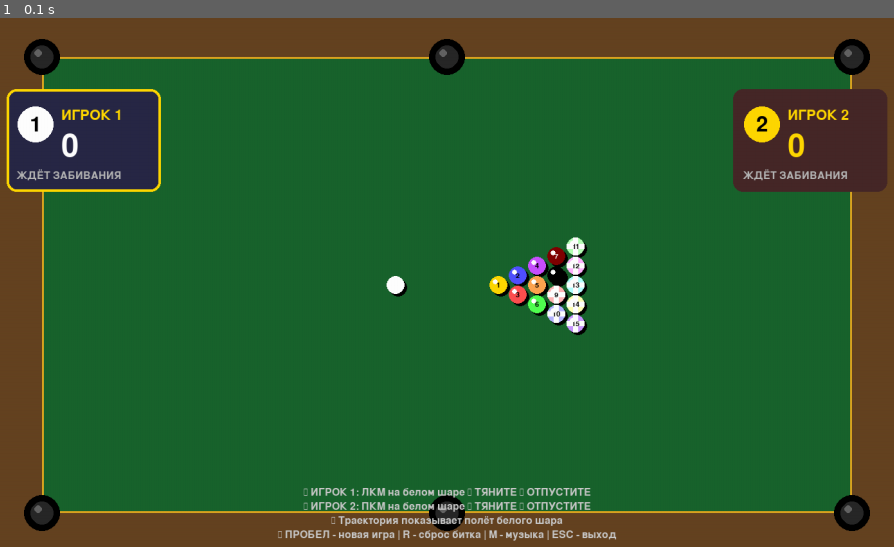
Above: before the commit, frame 1.
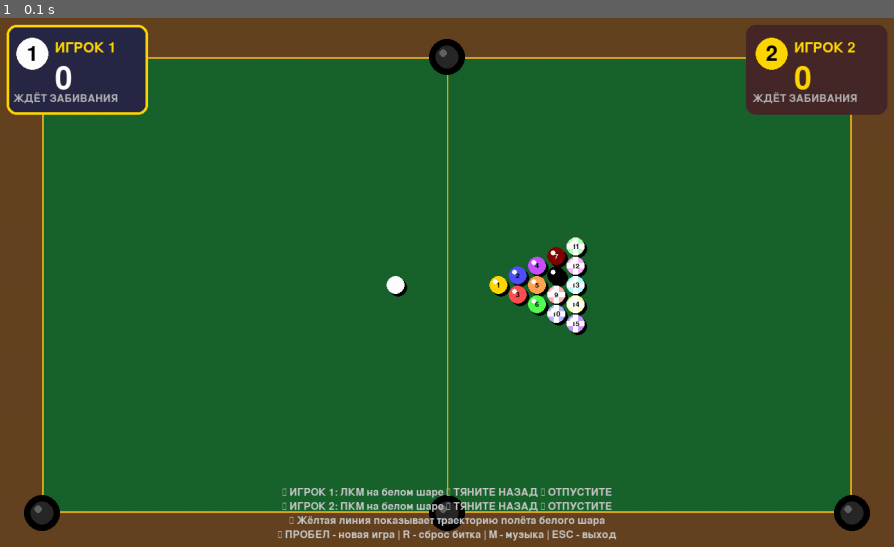
Above: after the commit, the same moment.

Repository: 174rulit/billiard-pygame
Game: pygame game, started from main.py
Same seed, same stepped clock (60 frames per second), same inputs: the game is played once before the commit and once after it.
Inputs:
- Up to frame 1 (0.1 s): no input

The runs differ from the first frame. In frame 1, 11% of the frame differs, in the area x 0-100%, y 1-97%.

Commit message:
Update ui.py

Diff:
--- a/ui.py
+++ b/ui.py
@@ -11,29 +11,30 @@
         self.font_tiny = pygame.font.Font(None, 24)
 
     def draw_player_panels(self, scores, current_player, player1_type, player2_type):
-        """Панели игроков"""
-
-        # ЛЕВАЯ ПАНЕЛЬ - Игрок 1
-        panel_width = 240
+        """Панели игроков (слева и справа ВНЕ стола)"""
+
+        # ЛЕВАЯ ПАНЕЛЬ - Игрок 1 (сверху слева)
+        panel_width = 220
         panel_x = 15
-        panel_y = TABLE_MARGIN + 50
-
-        panel_rect = pygame.Rect(panel_x, panel_y, panel_width, 160)
+        panel_y = 20
+
+        panel_rect = pygame.Rect(panel_x, panel_y, panel_width, 140)
         pygame.draw.rect(self.screen, (40, 40, 70, 220), panel_rect, 0, 15)
 
         if current_player == 1:
             pygame.draw.rect(self.screen, COLORS['GOLD'], panel_rect, 4, 15)
 
-        pygame.draw.circle(self.screen, COLORS['WHITE'], (panel_x + 45, panel_y + 55), 28)
+        # Аватар
+        pygame.draw.circle(self.screen, COLORS['WHITE'], (panel_x + 40, panel_y + 45), 25)
         text_1 = self.font_medium.render("1", True, (0, 0, 0))
-        text_rect_1 = text_1.get_rect(center=(panel_x + 45, panel_y + 55))
+        text_rect_1 = text_1.get_rect(center=(panel_x + 40, panel_y + 45))
         self.screen.blit(text_1, text_rect_1)
 
         name_text = self.font_small.render("ИГРОК 1", True, COLORS['UI_TEXT'])
-        self.screen.blit(name_text, (panel_x + 85, panel_y + 30))
+        self.screen.blit(name_text, (panel_x + 75, panel_y + 25))
 
         score_text = self.font_large.render(str(scores[1]), True, COLORS['WHITE'])
-        self.screen.blit(score_text, (panel_x + 85, panel_y + 65))
+        self.screen.blit(score_text, (panel_x + 75, panel_y + 60))
 
         if player1_type == 'solid':
             type_text = self.font_tiny.render("СПЛОШНЫЕ ●", True, (255, 255, 100))
@@ -41,27 +42,27 @@
             type_text = self.font_tiny.render("ПОЛОСАТЫЕ ▬", True, (255, 255, 100))
         else:
             type_text = self.font_tiny.render("ЖДЁТ ЗАБИВАНИЯ", True, (180, 180, 180))
-        self.screen.blit(type_text, (panel_x + 15, panel_y + 125))
-
-        # ПРАВАЯ ПАНЕЛЬ - Игрок 2
+        self.screen.blit(type_text, (panel_x + 10, panel_y + 105))
+
+        # ПРАВАЯ ПАНЕЛЬ - Игрок 2 (сверху справа)
         panel2_x = SCREEN_WIDTH - panel_width - 15
 
-        panel2_rect = pygame.Rect(panel2_x, panel_y, panel_width, 160)
+        panel2_rect = pygame.Rect(panel2_x, panel_y, panel_width, 140)
         pygame.draw.rect(self.screen, (70, 40, 40, 220), panel2_rect, 0, 15)
 
         if current_player == 2:
             pygame.draw.rect(self.screen, COLORS['GOLD'], panel2_rect, 4, 15)
 
-        pygame.draw.circle(self.screen, COLORS['YELLOW'], (panel2_x + 45, panel_y + 55), 28)
+        pygame.draw.circle(self.screen, COLORS['YELLOW'], (panel2_x + 40, panel_y + 45), 25)
         text_2 = self.font_medium.render("2", True, (0, 0, 0))
-        text_rect_2 = text_2.get_rect(center=(panel2_x + 45, panel_y + 55))
+        text_rect_2 = text_2.get_rect(center=(panel2_x + 40, panel_y + 45))
         self.screen.blit(text_2, text_rect_2)
 
         name_text2 = self.font_small.render("ИГРОК 2", True, COLORS['UI_TEXT'])
-        self.screen.blit(name_text2, (panel2_x + 85, panel_y + 30))
+        self.screen.blit(name_text2, (panel2_x + 75, panel_y + 25))
 
         score_text2 = self.font_large.render(str(scores[2]), True, COLORS['YELLOW'])
-        self.screen.blit(score_text2, (panel2_x + 85, panel_y + 65))
+        self.screen.blit(score_text2, (panel2_x + 75, panel_y + 60))
 
         if player2_type == 'solid':
             type_text2 = self.font_tiny.render("СПЛОШНЫЕ ●", True, (255, 255, 100))
@@ -69,7 +70,7 @@
             type_text2 = self.font_tiny.render("ПОЛОСАТЫЕ ▬", True, (255, 255, 100))
         else:
             type_text2 = self.font_tiny.render("ЖДЁТ ЗАБИВАНИЯ", True, (180, 180, 180))
-        self.screen.blit(type_text2, (panel2_x + 15, panel_y + 125))
+        self.screen.blit(type_text2, (panel2_x + 10, panel_y + 105))
 
     def draw_table(self):
         """Отрисовка стола"""
@@ -93,6 +94,11 @@
         # Разметка
         pygame.draw.rect(self.screen, COLORS['LINE'],
                         (TABLE_MARGIN, TABLE_MARGIN, TABLE_WIDTH, TABLE_HEIGHT), 3)
+
+        # Центральная линия (разделение половин)
+        pygame.draw.line(self.screen, COLORS['LINE'],
+                        (HALF_LINE, TABLE_MARGIN),
+                        (HALF_LINE, SCREEN_HEIGHT - TABLE_MARGIN), 2)
 
         # Лузы
         for px, py in POCKETS:
@@ -119,14 +125,11 @@
         self.screen.blit(power_text, (bar_x + POWER_BAR_WIDTH // 2 - 50, bar_y - 28))
 
     def draw_trajectory(self, start, end, cue_ball):
-        """
-        Отрисовка траектории полёта белого шара как на скриншоте Poolians
-        Рисует линию от белого шара до точки прицела и дальше
-        """
+        """Траектория полёта белого шара"""
         if not start or not end or not cue_ball or cue_ball.in_pocket:
             return
 
-        # Получаем направление удара
+        # Направление удара: от мыши к шару
         dx = start[0] - end[0]
         dy = start[1] - end[1]
         length = math.sqrt(dx * dx + dy * dy)
@@ -137,37 +140,38 @@
         dir_x = dx / length
         dir_y = dy / length
 
-        # Основная линия от центра шара до курсора
-        pygame.draw.line(self.screen, (255, 255, 180, 200), start, end, 3)
-
-        # Продолжение линии (траектория после точки прицела)
-        # Рисуем пунктирную линию дальше
-        step = 12
-        max_steps = 50
-
-        for i in range(1, max_steps):
+        aim_x = end[0]
+        aim_y = end[1]
+
+        # Основная линия от шара до точки прицела
+        pygame.draw.line(self.screen, (255, 255, 100, 200), start, (aim_x, aim_y), 4)
+
+        # Продолжение траектории (пунктир)
+        step = 15
+        for i in range(1, 40):
             t = i * step
-            x = start[0] - dir_x * t
-            y = start[1] - dir_y * t
-
-            # Проверка границ стола
+            x = aim_x + dir_x * t
+            y = aim_y + dir_y * t
+
             if (x < TABLE_MARGIN + BALL_RADIUS or
                 x > SCREEN_WIDTH - TABLE_MARGIN - BALL_RADIUS or
                 y < TABLE_MARGIN + BALL_RADIUS or
                 y > SCREEN_HEIGHT - TABLE_MARGIN - BALL_RADIUS):
                 break
 
-            # Чередование для пунктира
-            if i % 3 == 0:
-                # Яркая точка
-                pygame.draw.circle(self.screen, (255, 255, 200), (int(x), int(y)), 4)
+            if i % 2 == 0:
+                pygame.draw.circle(self.screen, (255, 255, 200), (int(x), int(y)), 3)
             else:
-                # Более тусклая точка
                 pygame.draw.circle(self.screen, (200, 200, 150), (int(x), int(y)), 2)
 
-        # Точка прицела (круг в конце линии мыши)
-        pygame.draw.circle(self.screen, (255, 100, 100), (int(end[0]), int(end[1])), 6)
-        pygame.draw.circle(self.screen, (255, 255, 255), (int(end[0]), int(end[1])), 3)
+        # Точка прицела
+        pygame.draw.circle(self.screen, (255, 80, 80), (int(aim_x), int(aim_y)), 8, 2)
+        pygame.draw.circle(self.screen, (255, 255, 255), (int(aim_x), int(aim_y)), 3)
+
+        # Стрелка направления
+        arrow_x = aim_x + dir_x * 25
+        arrow_y = aim_y + dir_y * 25
+        pygame.draw.line(self.screen, (255, 200, 100), (aim_x, aim_y), (arrow_x, arrow_y), 3)
 
     def draw_game_over(self, winner):
         if winner:
@@ -187,9 +191,9 @@
 
     def draw_instructions(self):
         instr = [
-            "🎯 ИГРОК 1: ЛКМ на белом шаре → ТЯНИТЕ → ОТПУСТИТЕ",
-            "🎯 ИГРОК 2: ПКМ на белом шаре → ТЯНИТЕ → ОТПУСТИТЕ",
-            "📏 Траектория показывает полёт белого шара",
+            "🎯 ИГРОК 1: ЛКМ на белом шаре → ТЯНИТЕ НАЗАД → ОТПУСТИТЕ",
+            "🎯 ИГРОК 2: ПКМ на белом шаре → ТЯНИТЕ НАЗАД → ОТПУСТИТЕ",
+            "📏 Жёлтая линия показывает траекторию полёта белого шара",
             "⌨ ПРОБЕЛ - новая игра | R - сброс битка | M - музыка | ESC - выход"
         ]
 
